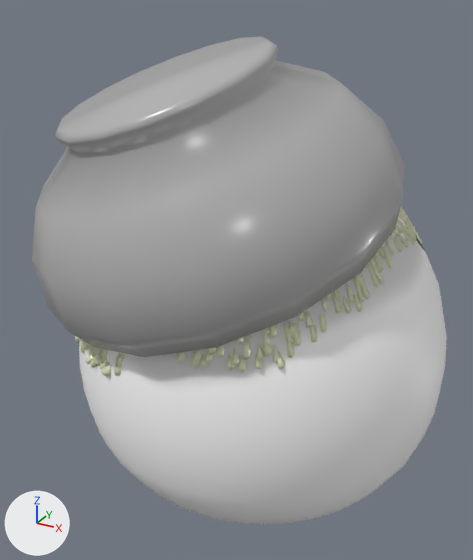
A saved change to the Blender file Assets/Models/Enemies/Fw_Egg00/fw_egg00.blend.
Camera for both pictures: a 50 mm camera at (0.305, -0.615, 0.551) aimed at (-0.022, -0.019, 0.253). Every picture has the same lights, and +X, +Y and +Z are marked at lower left.

Objects in the first picture: 'Body00', 'Bowl00'.
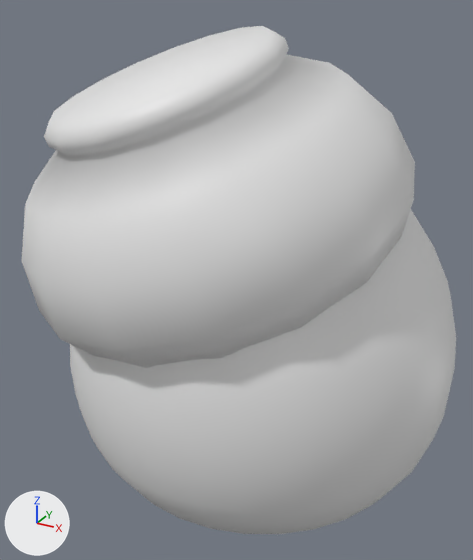
Edits to the bpy script that builds the scene:
```text
Add mat_outline:
    mat_outline = principled_material('Outline')
    mat_outline.base_color = (0.8, 0.8, 0.8)  # white #e7e7e7
Change me_bowl00:
    where me_bowl00.from_pydata(...)  # 256 vertices, 242 faces; spans x -0.23..0.159, y -0.233..0.158, z 0.231..0.511
    add me_bowl00.materials.append(mat_outline)  # white #e7e7e7
Change me_body00:
    used by ob_body00; location = (0.0, 0.0, 0.0)
    remove me_body00.from_pydata(...)  # 17979 vertices, 17911 faces; spans x -0.21..0.21, y -0.21..0.21, z 0.0..0.389
    add me_body00.from_pydata(...)  # 720 vertices, 652 faces; spans x -0.21..0.21, y -0.21..0.21, z 0.0..0.385
    me_body00 part 1: 1567 loose pieces with 17237 vertices, spanning x -0.21..0.162, y -0.201..0.155, z 0.203..0.389, are deleted
    add me_body00.materials.append(mat_outline)  # white #e7e7e7
Change ob_bowl00:
    add _m = ob_bowl00.modifiers.new('Solidify', 'SOLIDIFY')
    add _m.offset = 1.0
    add _m.material_offset = 1
    add _m.use_flip_normals = True
Change ob_body00:
    add _m = ob_body00.modifiers.new('Solidify', 'SOLIDIFY')
    add _m.offset = 1.0
    add _m.material_offset = 4
    add _m.use_flip_normals = True
```

Changed parts and their boxes [x1, y1, x2, y2] in the pictures (473 x 560 px):
'Bowl00', recoloured, modifiers changed (7% taller)
    before: [32, 37, 405, 357]
    after: [22, 26, 415, 368]
'Body00', reshaped, modifiers changed
    before: [75, 206, 447, 524]
    after: [70, 210, 456, 534]
part 1 of me_body00, deleted
    before: [75, 206, 422, 377]
